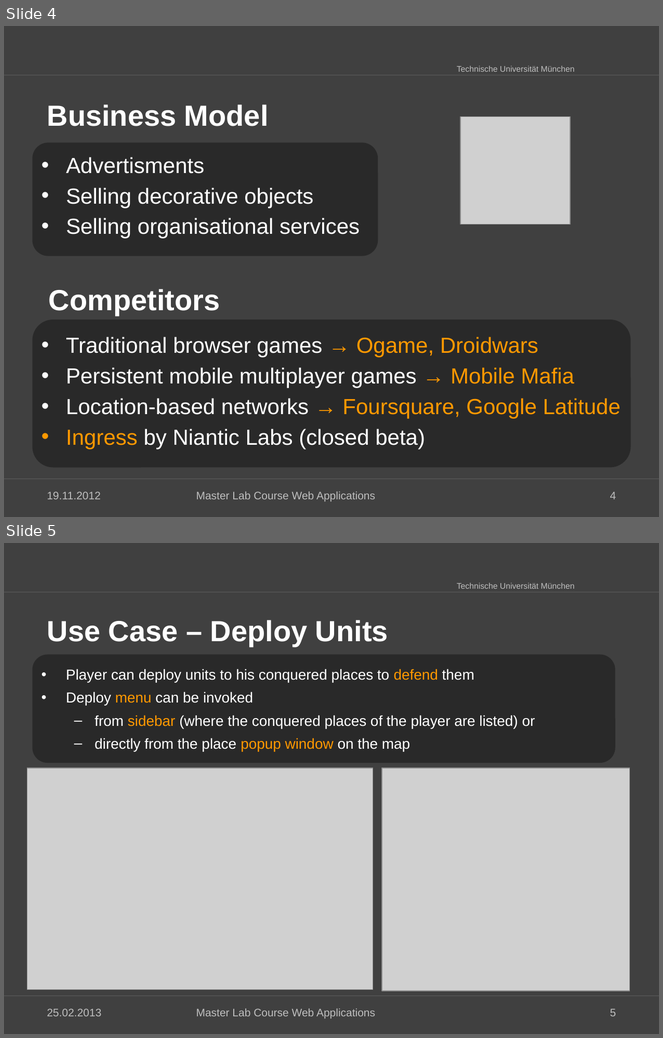
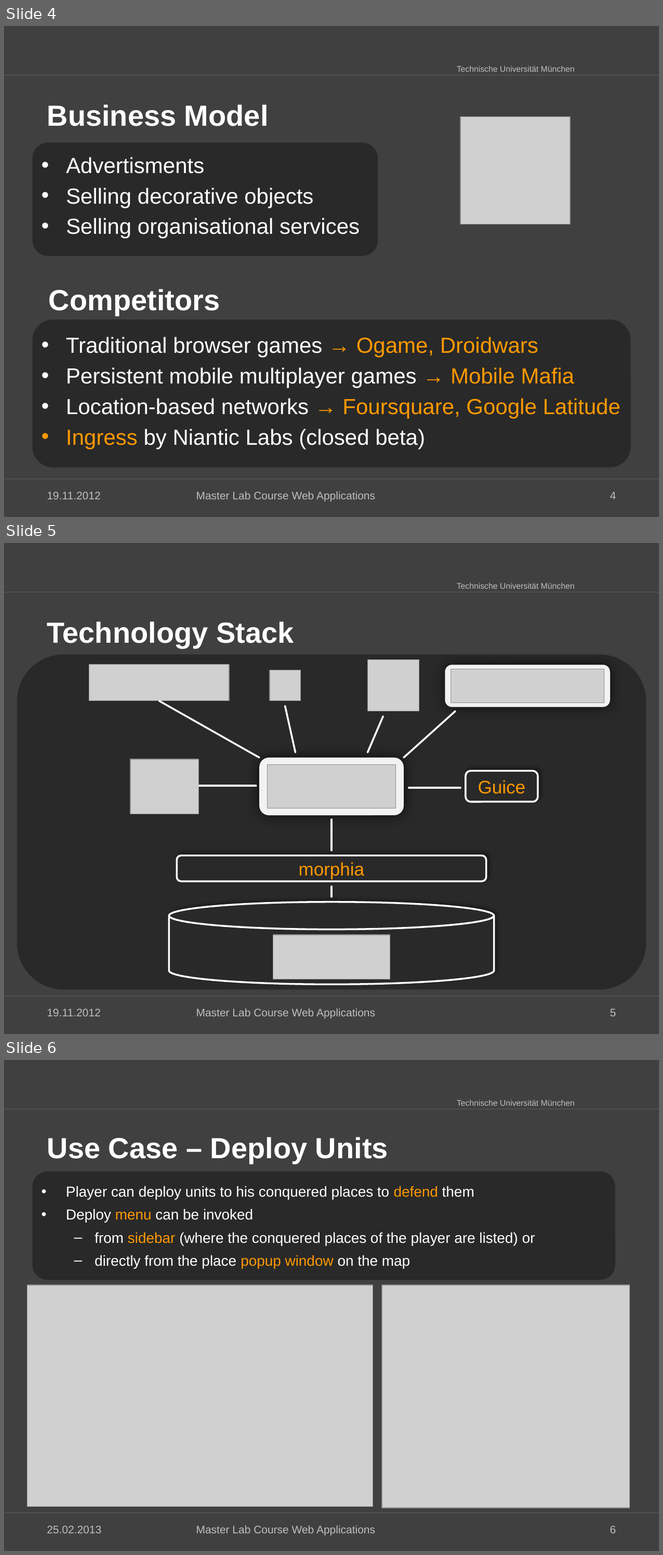
Before and after one commit to kneczaj/pi-puppids, a slide deck: docs/group4_Final_Presentation.pptx. Shown one above the other, each under a label of ours: slides 4 and 5 before the commit, slides 4, 5 and 6 after it. The pictures are 663x1038 and 663x1555 pixels, drawn with LibreOffice and Linux fonts; fonts in the diff are those of the drawing; grey boxes stand for pictures; background and template pictures are left out. Boxes give left, top, right and bottom in pixels: in the first picture for what was removed or moved away, otherwise in the second. Text is boxed around its words. In the diff, an @@ line names an element or a change of style, - is before the commit and + after.

Commit message:
added slides for build units and technology stack

```diff
--- a/docs/group4_Final_Presentation.pptx
+++ b/docs/group4_Final_Presentation.pptx
@@ slide 5 added at (x1=4, y1=543, x2=659, y2=1034), background #404040; not listed: 3 template elements that a slide beside it also shows @@
@@ title added at (x1=47, y1=622, x2=294, y2=649), 32 pt, text #FFFFFF, bold @@
+Technology Stack
@@ rounded rectangle added at (x1=17, y1=654, x2=647, y2=990), fill #292929 @@
@@ picture added at (x1=89, y1=664, x2=229, y2=701) @@
@@ picture added at (x1=367, y1=659, x2=419, y2=711) @@
@@ rounded rectangle added at (x1=445, y1=665, x2=610, y2=707), fill #F2F2F2 @@
@@ picture added at (x1=270, y1=670, x2=301, y2=701) @@
@@ picture added at (x1=451, y1=669, x2=604, y2=703) @@
@@ line added from (159, 701) to (259, 758), #FFFFFF 2 pt @@
@@ line added from (285, 706) to (296, 753), #FFFFFF 2 pt @@
@@ line added from (455, 711) to (404, 758), #FFFFFF 2 pt @@
@@ line added from (384, 717) to (367, 753), #FFFFFF 2 pt @@
@@ picture added at (x1=130, y1=759, x2=198, y2=813) @@
@@ rounded rectangle added at (x1=259, y1=758, x2=404, y2=815), fill #F2F2F2 @@
@@ picture added at (x1=268, y1=765, x2=396, y2=808) @@
@@ rounded rectangle added at (x1=466, y1=771, x2=538, y2=802), fill #292929, outline #FFFFFF 2 pt, 20 pt, text #FF9900 @@
+Guice
@@ line added from (256, 786) to (199, 786), #FFFFFF 2 pt @@
@@ line added from (461, 788) to (409, 788), #FFFFFF 2 pt @@
@@ line added from (332, 820) to (332, 850), #FFFFFF 2 pt @@
@@ rounded rectangle added at (x1=177, y1=856, x2=486, y2=881), fill #292929, outline #FFFFFF 2 pt, 20 pt, text #FF9900 @@
+morphia
@@ line added from (332, 887) to (332, 897), #FFFFFF 2 pt @@
@@ cylinder added at (x1=169, y1=902, x2=494, y2=984), fill #292929, outline #FFFFFF 2 pt @@
@@ picture added at (x1=273, y1=935, x2=390, y2=979) @@
@@ text added at (x1=47, y1=1009, x2=101, y2=1017), 12 pt, text #BFBFBF @@
+19.11.2012
@@ text added at (x1=196, y1=1009, x2=375, y2=1019), 12 pt, text #BFBFBF @@
+Master Lab Course Web Applications
@@ page number added at (x1=610, y1=1009, x2=617, y2=1017), 12 pt, text #BFBFBF @@
+5
@@ what was slide 5 is now slide 6 @@
@@ page number at (x1=610, y1=1526, x2=617, y2=1534): text changed @@
-5
+6
```
Also in this commit, not shown: 1 other slide added, 1 other file.
